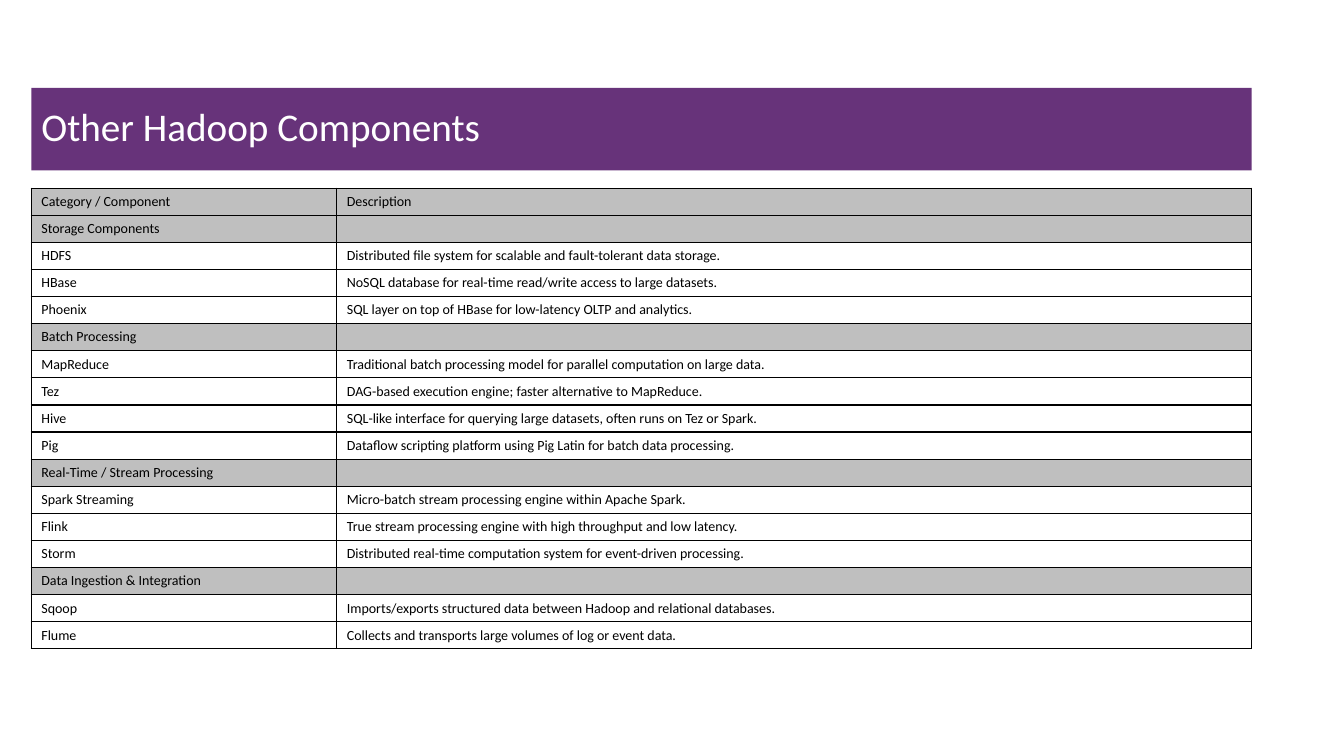
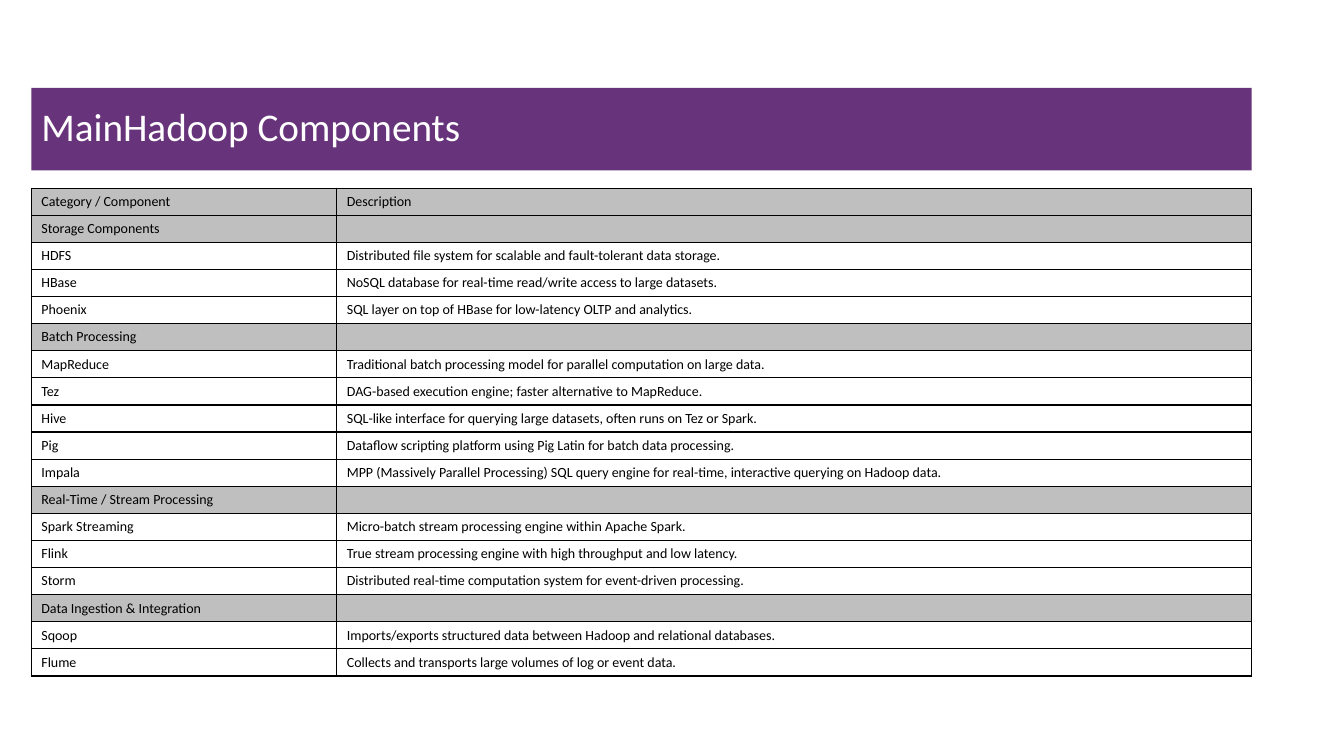
Before and after one commit to msfasha/307401-Big-Data, a slide deck: slide 28 of Lecture Notes/Section 2 - Introduction to Hadoop Eco System/2-Introduction to Hadoop Eco System.pptx (slide 27 before the commit). Drawn at 1344x756 pixels with LibreOffice and Linux fonts; fonts in the diff are those of the drawing; background and template pictures are left out. Boxes give left, top, right and bottom in pixels: in the first picture for what was removed or moved away, otherwise in the second. Text is boxed around its words. In the diff, an @@ line names an element or a change of style, - is before the commit and + after.

Commit message:
re-arrange files, modify hadoop echo system

```diff
--- a/Lecture Notes/Section 2 - Introduction to Hadoop Eco System/2-Introduction to Hadoop Eco System.pptx
+++ b/Lecture Notes/Section 2 - Introduction to Hadoop Eco System/2-Introduction to Hadoop Eco System.pptx
@@ title at box(41, 113, 461, 148): text changed @@
-Other Hadoop Components
+MainHadoop Components
@@ table at box(31, 189, 1251, 674) @@
+row 11: Impala | MPP (Massively Parallel Processing) SQL query engine for real-time, interactive querying on Hadoop data.
```
Also in this commit, not shown: 5 other slides changed, 5 slides added, 1 slide removed, 1 other file.
